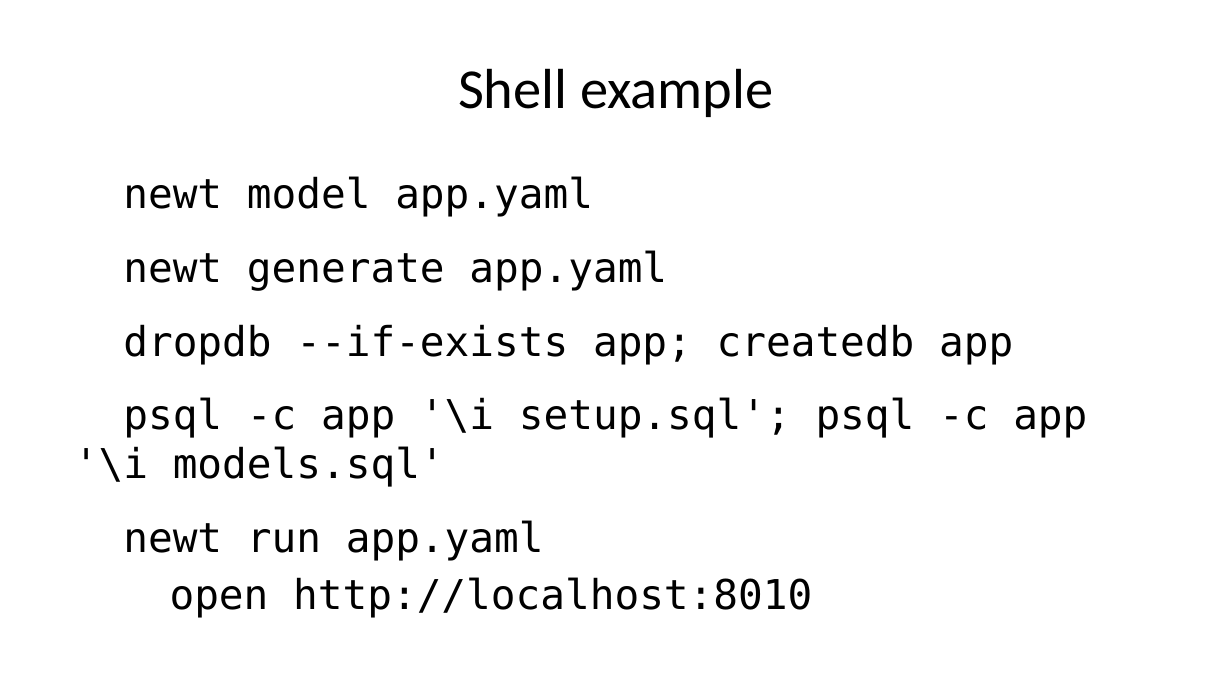
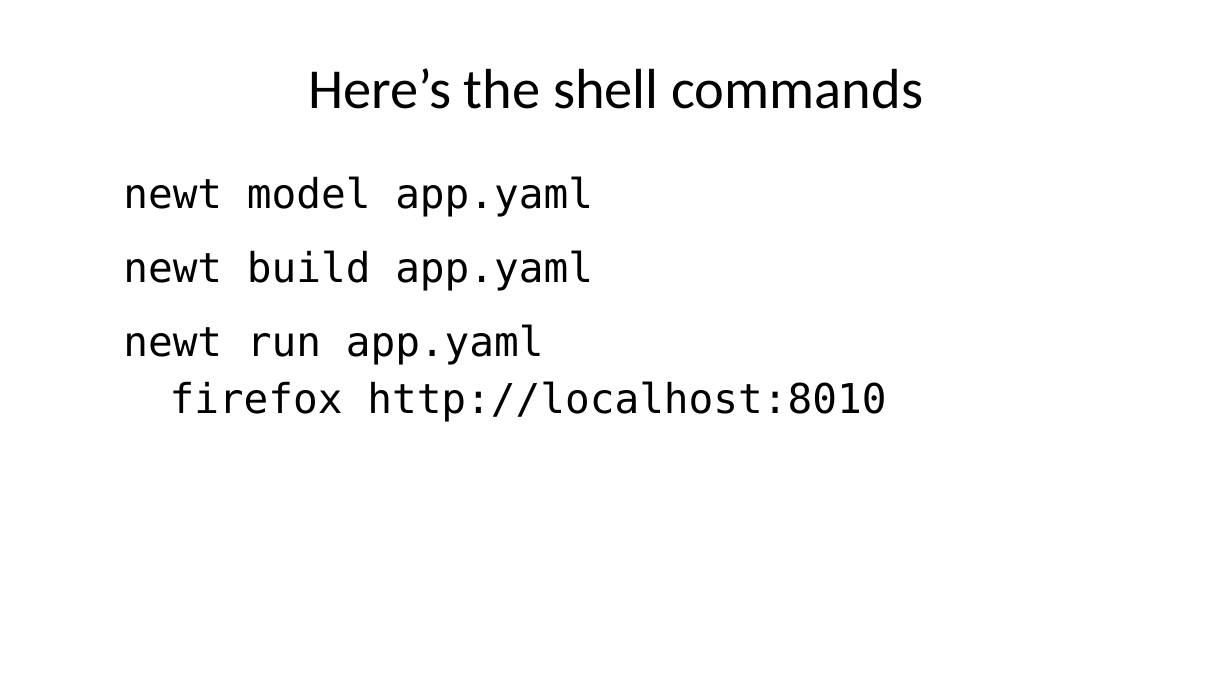
Before and after one commit to caltechlibrary/newt, a slide deck: slide 15 of presentation3/newt-p3.pptx. Drawn at 1232x693 pixels with LibreOffice and Linux fonts; fonts in the diff are those of the drawing. Boxes give left, top, right and bottom in pixels: in the first picture for what was removed or moved away, otherwise in the second. Text is boxed around its words. In the diff, an @@ line names an element or a change of style, - is before the commit and + after.

```diff
--- a/presentation3/newt-p3.pptx
+++ b/presentation3/newt-p3.pptx
@@ title at [308,68,924,109]: text changed @@
-Shell example
+Here’s the shell commands
@@ text at [123,176,886,422]: text changed @@
-newt model app.yaml
-newt generate app.yaml
-dropdb --if-exists app; createdb app
-psql -c app '\i setup.sql'; psql -c app '\i models.sql'
-newt run app.yaml
-open http://localhost:8010
+newt model app.yaml
+newt build app.yaml
+newt run app.yaml
+firefox http://localhost:8010
```
Also in this commit, not shown: 7 other slides changed, 1 slide removed, 48 other files.
